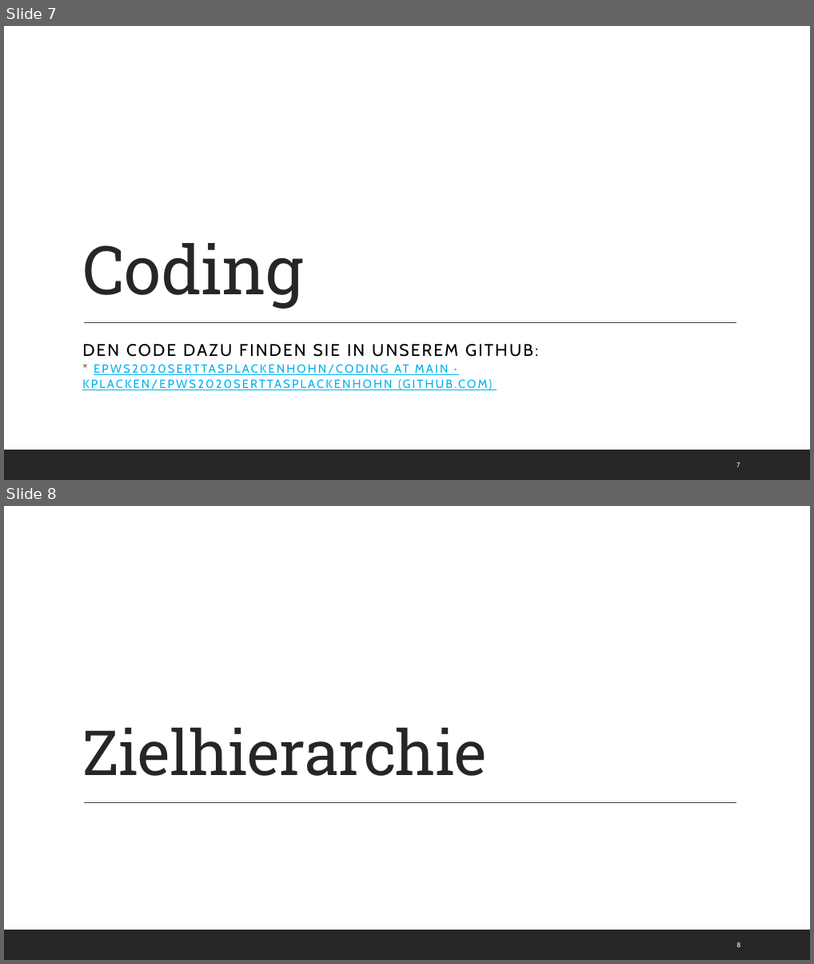
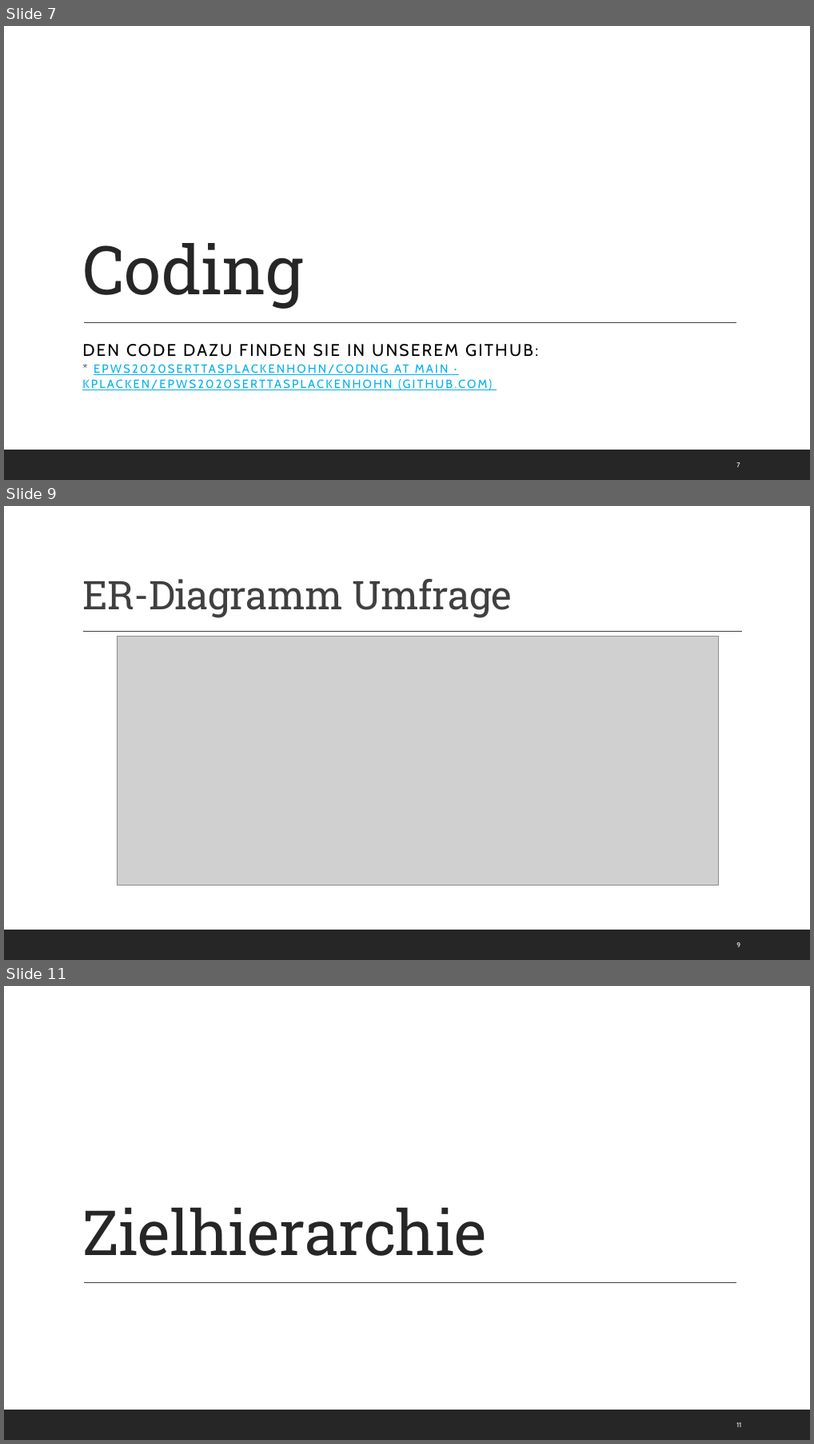
Before and after one commit to Kplacken/EPWS2020SerttasPlackenhohn, a slide deck: Audits/Audit 4/WS2020_SerttasPlackenhohn_Audit4.pptx. Shown one above the other, each under a label of ours: slides 7 and 8 before the commit, slides 7, 9 and 11 after it; the slides between them are not shown. The pictures are 814x964 and 814x1444 pixels, drawn with LibreOffice and Linux fonts; fonts in the diff are those of the drawing; grey boxes stand for pictures. Boxes give left, top, right and bottom in pixels: in the first picture for what was removed or moved away, otherwise in the second. Text is boxed around its words. In the diff, an @@ line names an element or a change of style, - is before the commit and + after.

```diff
--- a/Audits/Audit 4/WS2020_SerttasPlackenhohn_Audit4.pptx
+++ b/Audits/Audit 4/WS2020_SerttasPlackenhohn_Audit4.pptx
@@ slide 9 added at (4, 506, 810, 960), background #FFFFFF; not listed: 1 template element that a slide beside it also shows @@
@@ title added at (82, 579, 512, 618), 47 pt, text #404040 @@
+ER-Diagramm Umfrage
@@ line added from (83, 632) to (742, 632), #404040 1 pt @@
@@ picture added at (117, 636, 718, 884) @@
@@ page number added at (737, 942, 741, 947), 8 pt, text #FFFFFF @@
+9
@@ what was slide 8 is now slide 11 @@
@@ page number at (737, 1422, 742, 1427): text changed @@
-8
+11
```
Also in this commit, not shown: 3 slides changed, 2 other slides added, 1 slide removed.
